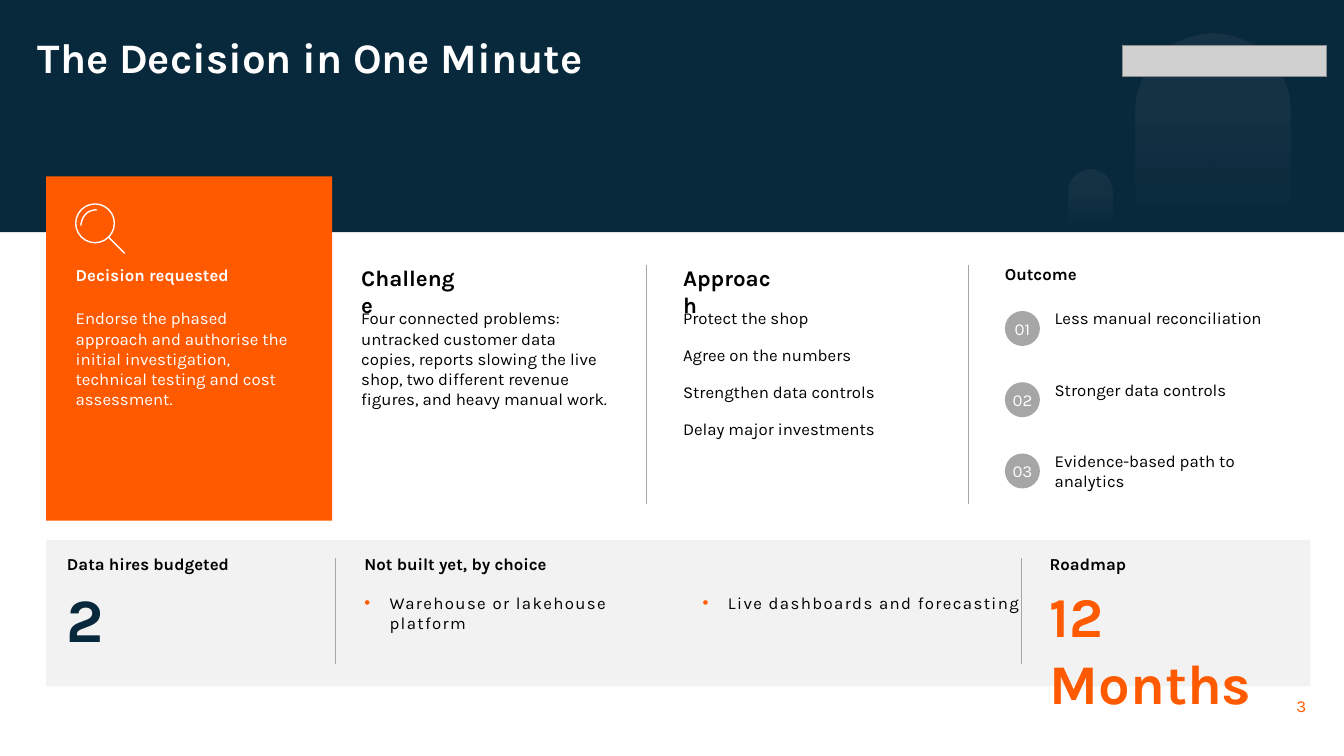
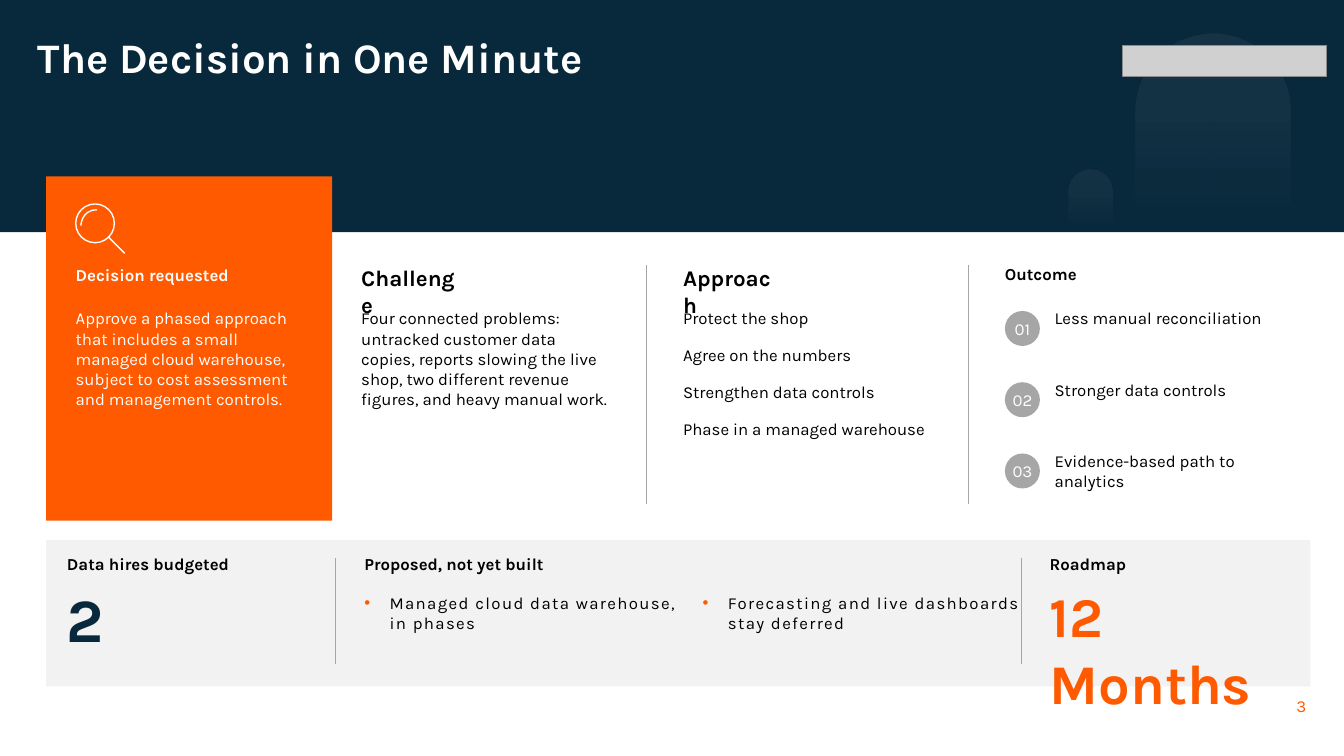
Before and after one commit to 3nochy/kloud-kart-data-engineering-strategy, a slide deck: slide 3 of Kloud-Kart-Board-Presentation.pptx. Drawn at 1344x756 pixels with LibreOffice and Linux fonts; fonts in the diff are those of the drawing; grey boxes stand for pictures; background and template pictures are left out. Boxes give left, top, right and bottom in pixels: in the first picture for what was removed or moved away, otherwise in the second. Text is boxed around its words. In the diff, an @@ line names an element or a change of style, - is before the commit and + after.

```diff
--- a/Kloud-Kart-Board-Presentation.pptx
+++ b/Kloud-Kart-Board-Presentation.pptx
@@ text at (76,312,288,409): text changed @@
-Endorse the phased approach and authorise the initial investigation, technical testing and cost assessment.
+Approve a phased approach that includes a small managed cloud warehouse, subject to cost assessment and management controls.
@@ text at (683,423,925,439): text changed @@
-Delay major investments
+Phase in a managed warehouse
@@ text at (364,558,543,575): text changed @@
-Not built yet, by choice
+Proposed, not yet built
@@ text at (390,597,675,633): text changed @@
-• Warehouse or lakehouse platform
+• Managed cloud data warehouse, in phases
@@ text at (728,597,1019,633): text changed @@
-• Live dashboards and forecasting
+• Forecasting and live dashboards stay deferred
```
Also in this commit, not shown: 4 other slides changed, 1 other file.
